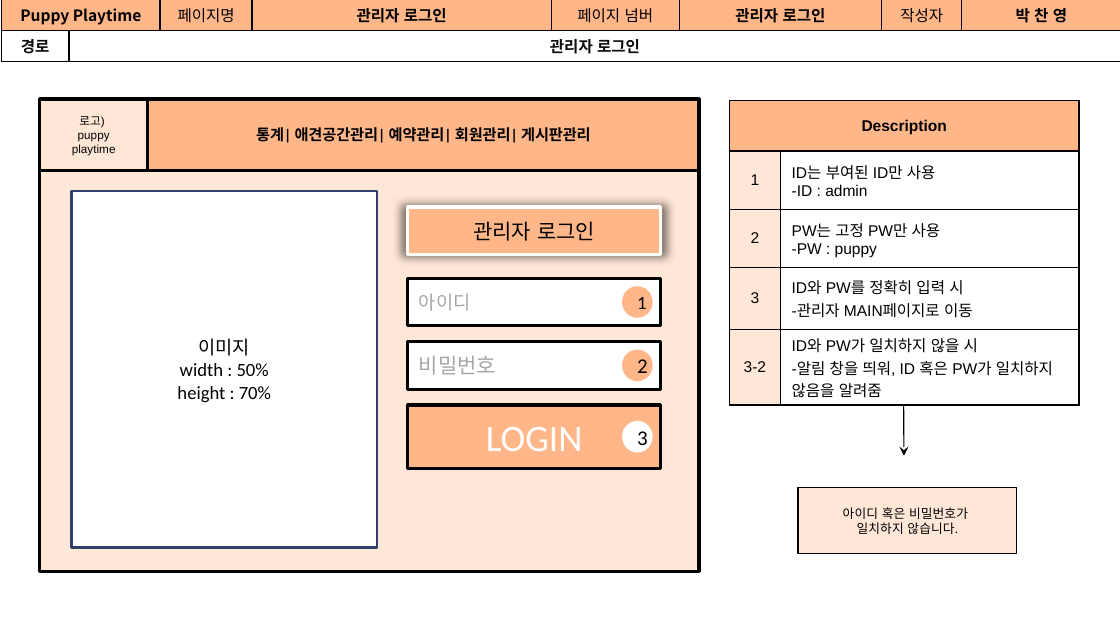
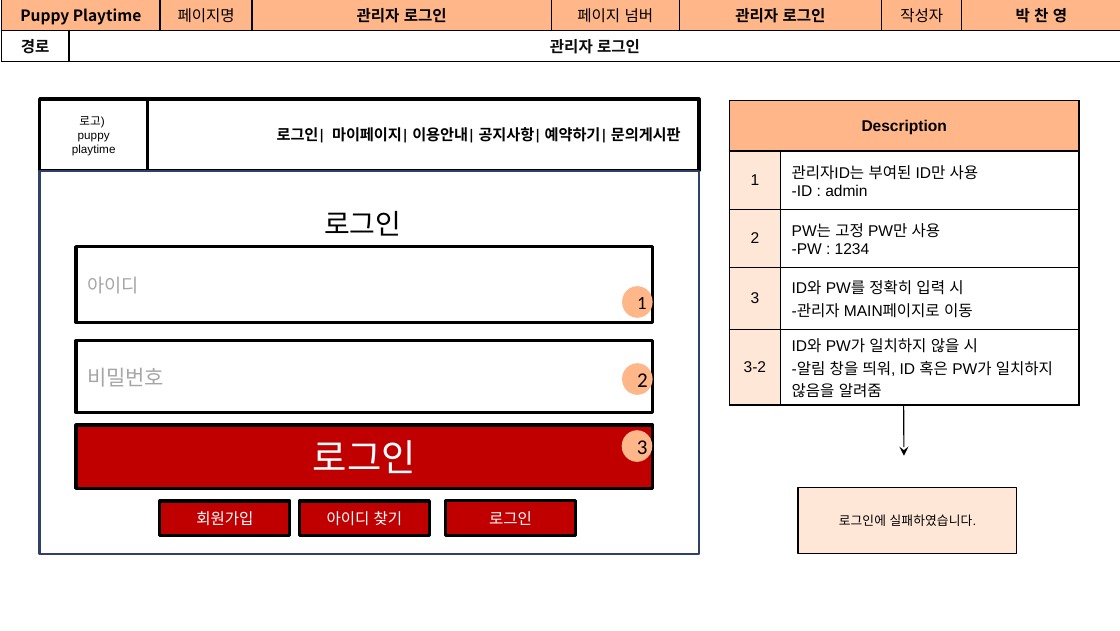
Before and after one commit to Jogging-Kim-Chaebak/PuppyPlaytime, a slide deck: slide 3 of 프로젝트 산출물/9. 스토리보드/Puppy Playtime 관리자 스토리보드.pptx. Drawn at 1120x631 pixels with LibreOffice and Linux fonts; fonts in the diff are those of the drawing; background and template pictures are left out. Boxes give left, top, right and bottom in pixels: in the first picture for what was removed or moved away, otherwise in the second. Text is boxed around its words. In the diff, an @@ line names an element or a change of style, - is before the commit and + after.

```diff
--- a/프로젝트 산출물/9. 스토리보드/Puppy Playtime 관리자 스토리보드.pptx
+++ b/프로젝트 산출물/9. 스토리보드/Puppy Playtime 관리자 스토리보드.pptx
@@ rectangle "로고)" at box(39, 99, 148, 170): fill #FFE7D8 to #FFFFFF @@
@@ rectangle "로그인| 마이페이지| 이용안내| 공지사항| 예약하기| ..." at box(148, 99, 699, 170): fill #FFB689 to #FFFFFF @@
@@ table at box(729, 101, 1080, 402) @@
-row 2, column 2: ID는 부여된 ID만 사용 / -ID : admin
+row 2, column 2: 관리자ID는 부여된 ID만 사용 / -ID : admin
-row 3, column 2: PW는 고정 PW만 사용 / -PW : puppy
+row 3, column 2: PW는 고정 PW만 사용 / -PW : 1234
@@ text in rectangle at box(277, 127, 681, 143): text changed @@
-통계| 애견공간관리| 예약관리| 회원관리| 게시판관리
+로그인| 마이페이지| 이용안내| 공지사항| 예약하기| 문의게시판
@@ rectangle "width : 50%": place and size @@
-rectangle "width : 50%" at box(72, 192, 377, 548)
+rectangle "width : 50%" at box(39, 171, 699, 553)
@@ rectangle removed at box(39, 165, 699, 571) @@
@@ text added at box(324, 211, 401, 236), 18 pt, text #000000 @@
+로그인
@@ rectangle "아이디": place and size @@
-rectangle "아이디" at box(408, 278, 660, 325)
+rectangle "아이디" at box(76, 246, 653, 323)
@@ rectangle "비밀번호": place and size @@
-rectangle "비밀번호" at box(408, 342, 660, 389)
+rectangle "비밀번호" at box(76, 340, 653, 412)
@@ text in rectangle at box(199, 338, 250, 356): paragraph removed @@
-이미지
@@ ellipse "2": place and size @@
-ellipse "2" at box(622, 349, 652, 381)
+ellipse "2" at box(622, 363, 652, 394)
@@ ellipse removed at box(631, 361, 659, 385) @@
-2
@@ rectangle removed at box(408, 404, 660, 468) @@
-LOGIN
@@ rectangle "로그인": place and size @@
-rectangle "로그인" at box(408, 207, 660, 254)
+rectangle "로그인" at box(76, 424, 653, 488)
@@ rectangle "로그인" at box(76, 424, 653, 488): fill #FFB689 to #C00000; outline #FFFFFF 2 pt to #000000 2 pt; shadow off @@
@@ text in rectangle at box(313, 440, 416, 473): text changed; size 13.5 to 24 pt; text colour #000000 to #FFFFFF @@
-관리자 로그인
+로그인
@@ ellipse "3": place and size @@
-ellipse "3" at box(622, 421, 652, 452)
+ellipse "3" at box(622, 430, 652, 461)
@@ ellipse "3" at box(622, 430, 652, 461): fill #FFFFFF to #FFB689 @@
@@ rectangle added at box(160, 501, 290, 535), fill #C00000, outline #000000 2 pt, 10 pt, text #FFFFFF @@
+회원가입
@@ rectangle added at box(299, 501, 429, 535), fill #C00000, outline #000000 2 pt, 10 pt, text #FFFFFF @@
+아이디 찾기
@@ rectangle added at box(446, 501, 576, 535), fill #C00000, outline #000000 2 pt, 10 pt, text #FFFFFF @@
+로그인
@@ text in rectangle at box(839, 514, 976, 526): text changed @@
-아이디 혹은 비밀번호가
-일치하지 않습니다.
+로그인에 실패하였습니다.
```
Also in this commit, not shown: 22 other slides changed, 1 slide added, 2 slides removed, 12 other files.
